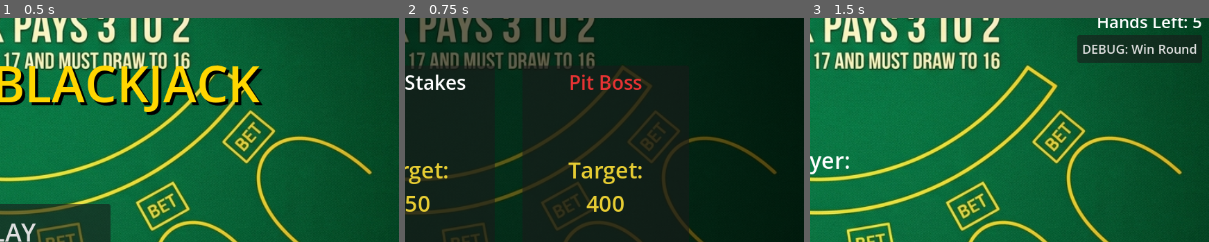
Above: before the commit, frames 1-3 (left to right).
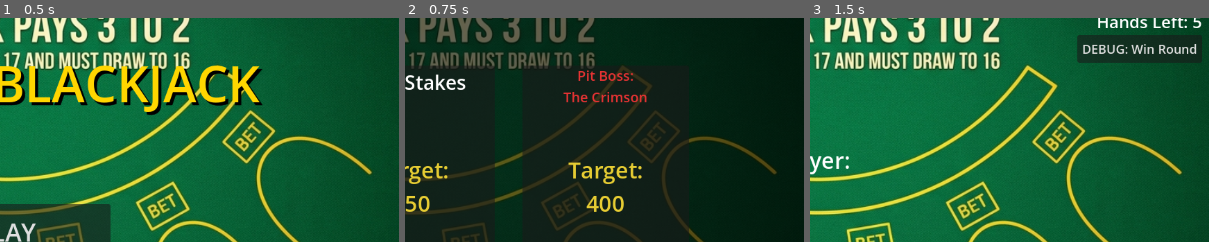
Above: after the commit, the same moments.

Repository: JustJirka/BlackJack
Game: Godot game, scene res://scenes/TitleScreen.tscn
The game is run twice, just before and just after one commit, with the same random seed, the same clock (stepped at 60 frames per second) and the same inputs.
Inputs:
- Up to frame 1 (0.5 s): no input
- Up to frame 2 (0.75 s): click "PLAY" at 0.5 s
- Up to frame 3 (1.5 s): click "Select" at 1.25 s
The pictures show only the part of the screen within x 49-99%, y 16-66%; the shares and areas given below are measured in that part.

Frame 1 is identical in both runs. In frame 2, 1.3% of the frame differs, in the area x 39-61%, y 23-38%; in frame 3, nothing differs.

Commit message:
added boss modifiers

Diff:
--- a/black-jack/scripts/BlindSelect.gd
+++ b/black-jack/scripts/BlindSelect.gd
@@ -11,9 +11,15 @@
 	var big_target = RunState.get_target(RunState.current_stage, 2)
 	var boss_target = RunState.get_target(RunState.current_stage, 3)
 
+	var boss_data = RunState.get_boss_data()
+
 	$BlindsContainer/SmallBlind/TargetLabel.text = "Target:\n" + str(small_target)
 	$BlindsContainer/BigBlind/TargetLabel.text = "Target:\n" + str(big_target)
 	$BlindsContainer/BossBlind/TargetLabel.text = "Target:\n" + str(boss_target)
+
+	if RunState.current_round <= 3:
+		$BlindsContainer/BossBlind/TitleLabel.text = "Pit Boss:\n" + boss_data["name"]
+		$BlindsContainer/BossBlind/TitleLabel.add_theme_font_size_override("font_size", 20)
 
 	small_btn.disabled = RunState.current_round != 1
 	big_btn.disabled = RunState.current_round != 2
--- a/black-jack/scripts/GameManager.gd
+++ b/black-jack/scripts/GameManager.gd
@@ -150,6 +150,10 @@
 			message += "\n(All or Nothing Saved You!)"
 			RunState.all_in_protection_used = true
 
+	if RunState.current_round == 3 and RunState.current_boss_modifier == "BOSS_TAX":
+		RunState.chips -= 50
+		message += "\n(Boss Tax: -50 Chips)"
+
 	current_bet = 0
 	is_all_in = false
 	hands_played += 1
--- a/black-jack/scripts/Hand.gd
+++ b/black-jack/scripts/Hand.gd
@@ -17,11 +17,14 @@
 	var aces = 0
 
 	var big_sale = RunState.passives.has("BIG_SALE")
+	var is_boss_red = (RunState.current_round == 3 and RunState.current_boss_modifier == "BOSS_RED")
 
 	for card in cards:
 		var val = card.get_blackjack_value()
 		if big_sale:
 			val = int(val / 2.0)
+		if is_boss_red and (card.suit == Card.Suit.HEARTS or card.suit == Card.Suit.DIAMONDS):
+			val *= 2
 		score += val
 		if card.rank == Card.Rank.ACE:
 			aces += 1
--- a/black-jack/scripts/RunState.gd
+++ b/black-jack/scripts/RunState.gd
@@ -17,6 +17,19 @@
 var max_passives: int = 5
 var all_in_protection_used: bool = false
 
+var current_boss_modifier: String = ""
+var boss_modifiers = [
+	{"id": "BOSS_RED", "name": "The Crimson", "desc": "All red cards are worth double."},
+	{"id": "BOSS_BLIND", "name": "The Blind", "desc": "Values of some cards are hidden."},
+	{"id": "BOSS_TAX", "name": "The Tax", "desc": "Lose 50 chips per hand played."}
+]
+
+func get_boss_data() -> Dictionary:
+	for b in boss_modifiers:
+		if b["id"] == current_boss_modifier:
+			return b
+	return boss_modifiers[0]
+
 func get_target(stage, round_idx) -> int:
 	var stage_multiplier = 1.0 + (stage - 1) * 0.5
 	if round_idx == 1:
@@ -34,6 +47,7 @@
 	if current_round > 3:
 		current_round = 1
 		current_stage += 1
+		_pick_new_boss()
 
 	all_in_protection_used = false
 
@@ -45,6 +59,10 @@
 	passives.clear()
 	consumables.clear()
 	all_in_protection_used = false
+	_pick_new_boss()
+
+func _pick_new_boss():
+	current_boss_modifier = boss_modifiers[randi() % boss_modifiers.size()]["id"]
 
 func calculate_payout(target: int, hands_played: int):
 	last_payout_base = 5
--- a/black-jack/scripts/UI.gd
+++ b/black-jack/scripts/UI.gd
@@ -90,21 +90,34 @@
 	var is_player_turn = game_manager.state == game_manager.GameState.PLAYER_TURN
 	var is_dealer_turn = game_manager.state == game_manager.GameState.DEALER_TURN
 
+	var is_boss_blind = (RunState.current_round == 3 and RunState.current_boss_modifier == "BOSS_BLIND")
+	var player_has_hidden = false
+
 	# Format player
-	player_score_label.text = "Player (" + str(player_hand.get_score()) + "):"
 	for i in range(player_hand.cards.size()):
 		var c = player_hand.cards[i]
 		var card_ui = card_scene.instantiate()
 		player_container.add_child(card_ui)
 
-		var animate_p = is_initial_deal or (is_player_turn and i == player_hand.cards.size() - 1)
-		card_ui.setup(c, false, animate_p)
-
-		# Scatter effect
 		var rng = RandomNumberGenerator.new()
 		rng.seed = c.get_instance_id()
+
+		var is_blind = is_boss_blind and (rng.randf() < 0.35)
+		if is_blind:
+			player_has_hidden = true
+
+		var animate_p = is_initial_deal or (is_player_turn and i == player_hand.cards.size() - 1)
+		card_ui.setup(c, is_blind, animate_p)
+
+		# Scatter effect
+		rng.seed = c.get_instance_id() + 1
 		card_ui.position = Vector2(i * 35 - 30, i * 15)
 		card_ui.rotation_degrees = rng.randf_range(-12.0, 12.0)
+
+	if player_has_hidden:
+		player_score_label.text = "Player (?):"
+	else:
+		player_score_label.text = "Player (" + str(player_hand.get_score()) + "):"
 
 	# Format dealer
 	var hide_dealer = game_manager.state == game_manager.GameState.BETTING or game_manager.state == game_manager.GameState.PLAYER_TURN
@@ -116,27 +129,40 @@
 			var card_ui = card_scene.instantiate()
 			dealer_container.add_child(card_ui)
 
-			var animate_d = is_initial_deal or (is_dealer_turn and i == dealer_hand.cards.size() - 1)
-			card_ui.setup(c, i > 0, animate_d)
-
 			var rng = RandomNumberGenerator.new()
 			rng.seed = c.get_instance_id()
+			var is_blind = i > 0 or (is_boss_blind and rng.randf() < 0.35)
+
+			var animate_d = is_initial_deal or (is_dealer_turn and i == dealer_hand.cards.size() - 1)
+			card_ui.setup(c, is_blind, animate_d)
+
+			rng.seed = c.get_instance_id() + 1
 			card_ui.position = Vector2(i * 35 - 30, i * 15)
 			card_ui.rotation_degrees = rng.randf_range(-12.0, 12.0)
 	else:
-		dealer_score_label.text = "Dealer (" + str(dealer_hand.get_score()) + "):"
+		var dealer_has_hidden = false
 		for i in range(dealer_hand.cards.size()):
 			var c = dealer_hand.cards[i]
 			var card_ui = card_scene.instantiate()
 			dealer_container.add_child(card_ui)
 
-			var animate_d = is_initial_deal or (is_dealer_turn and i == dealer_hand.cards.size() - 1)
-			card_ui.setup(c, false, animate_d)
-
 			var rng = RandomNumberGenerator.new()
 			rng.seed = c.get_instance_id()
+			var is_blind = is_boss_blind and (rng.randf() < 0.35)
+			if is_blind:
+				dealer_has_hidden = true
+
+			var animate_d = is_initial_deal or (is_dealer_turn and i == dealer_hand.cards.size() - 1)
+			card_ui.setup(c, is_blind, animate_d)
+
+			rng.seed = c.get_instance_id() + 1
 			card_ui.position = Vector2(i * 35 - 30, i * 15)
 			card_ui.rotation_degrees = rng.randf_range(-12.0, 12.0)
+
+		if dealer_has_hidden:
+			dealer_score_label.text = "Dealer (?):"
+		else:
+			dealer_score_label.text = "Dealer (" + str(dealer_hand.get_score()) + "):"
 
 func _on_game_over(message):
 	message_label.text = message
